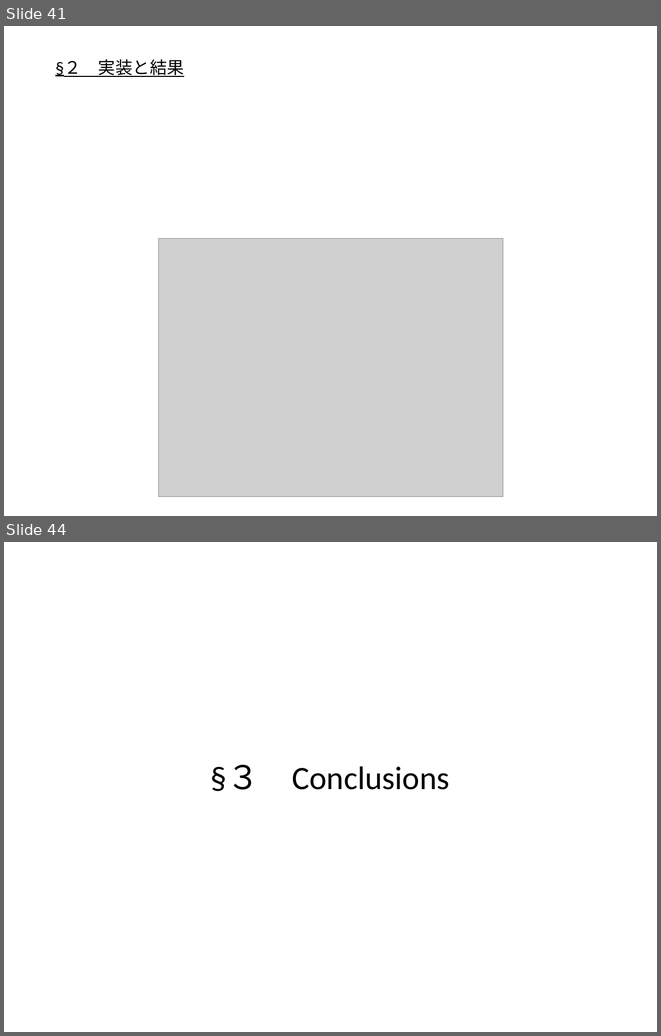
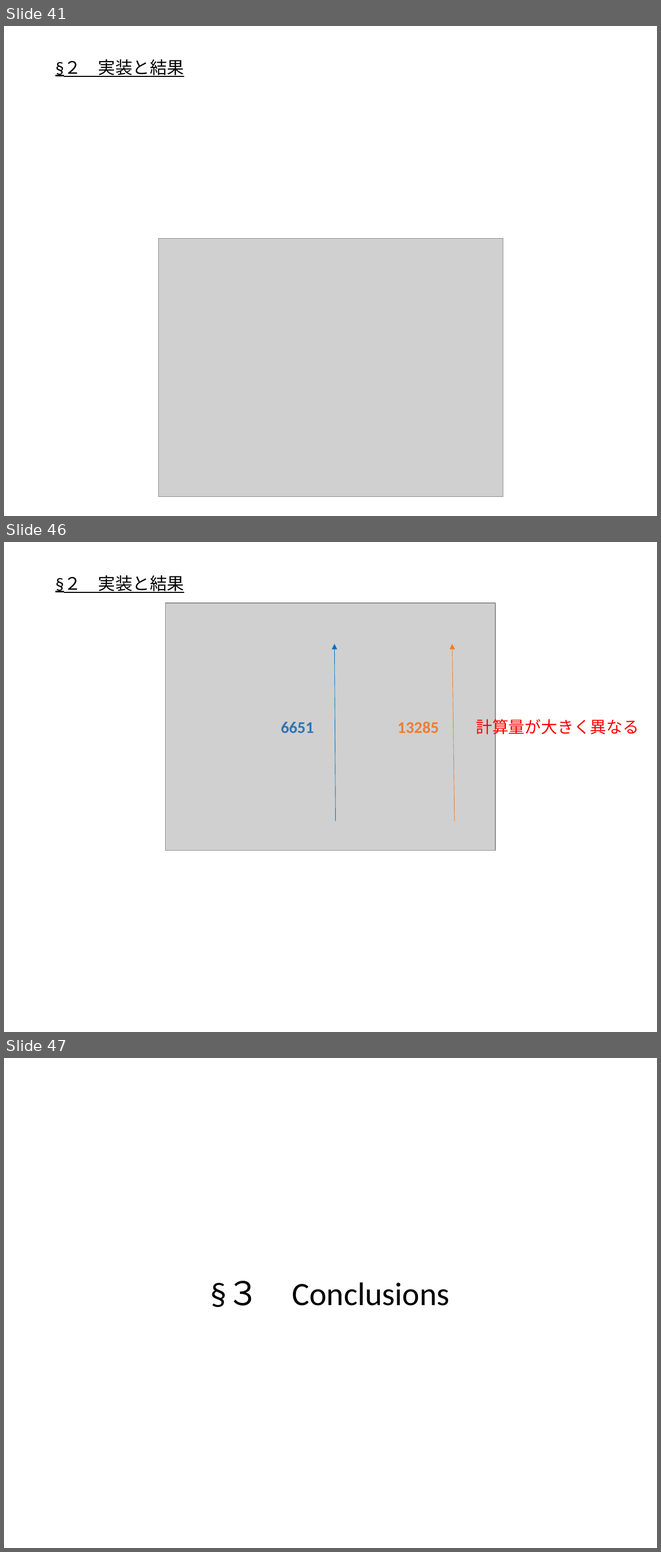
Before and after one commit to outk/graduate_thesis, a slide deck: 量子状態トモグラフィー.pptx. Shown one above the other, each under a label of ours: slides 41 and 44 before the commit, slides 41, 46 and 47 after it; the slides between them are not shown. The pictures are 661x1036 and 661x1552 pixels, drawn with LibreOffice and Linux fonts; fonts in the diff are those of the drawing; grey boxes stand for pictures. Boxes give left, top, right and bottom in pixels: in the first picture for what was removed or moved away, otherwise in the second. Text is boxed around its words. In the diff, an @@ line names an element or a change of style, - is before the commit and + after.

```diff
--- a/量子状態トモグラフィー.pptx
+++ b/量子状態トモグラフィー.pptx
@@ slide 46 added at [4,542,657,1032], background #FFFFFF @@
@@ title added at [49,571,612,597], outline #FFFFFF 0.75 pt, 18.9 pt, text #000000, underline @@
+§２ 実装と結果
@@ picture added at [165,603,495,850] @@
@@ arrow added from (336, 821) to (334, 644), #0070C0 0.5 pt @@
@@ arrow added from (454, 821) to (452, 644), #ED7D31 0.5 pt @@
@@ text added at [476,716,639,738], 18 pt, text #FF0000 @@
+計算量が大きく異なる
@@ text added at [281,722,314,733], 18 pt, text #2E75B6, bold @@
+6651
@@ text added at [397,722,439,733], 18 pt, text #ED7D31, bold @@
+13285
@@ what was slide 44 is now slide 47 @@
```
Also in this commit, not shown: 4 slides changed, 2 other slides added.
